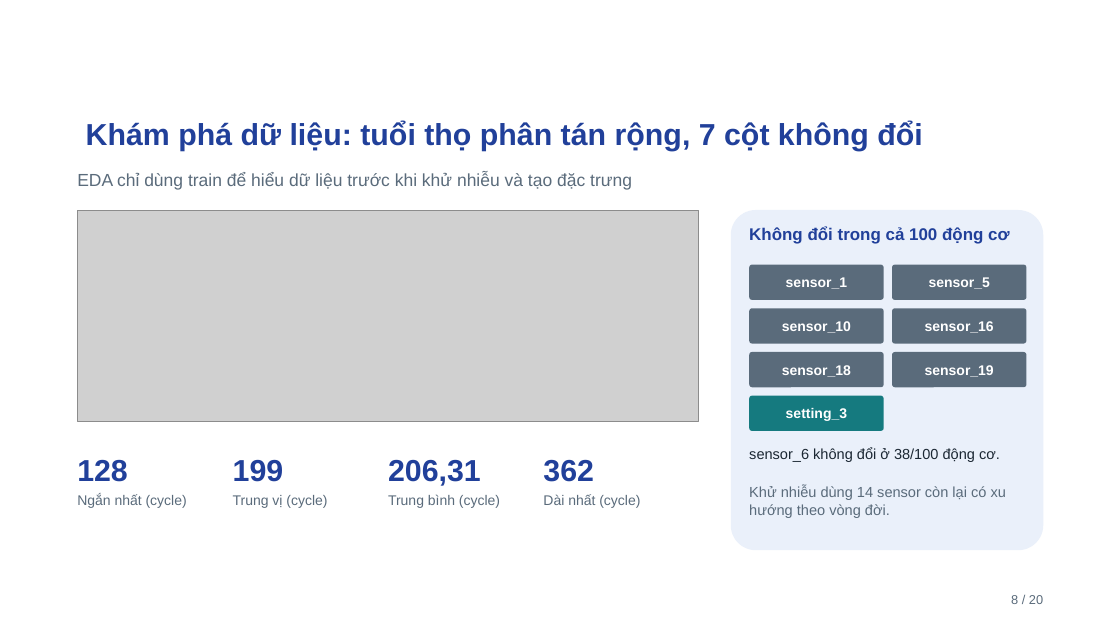
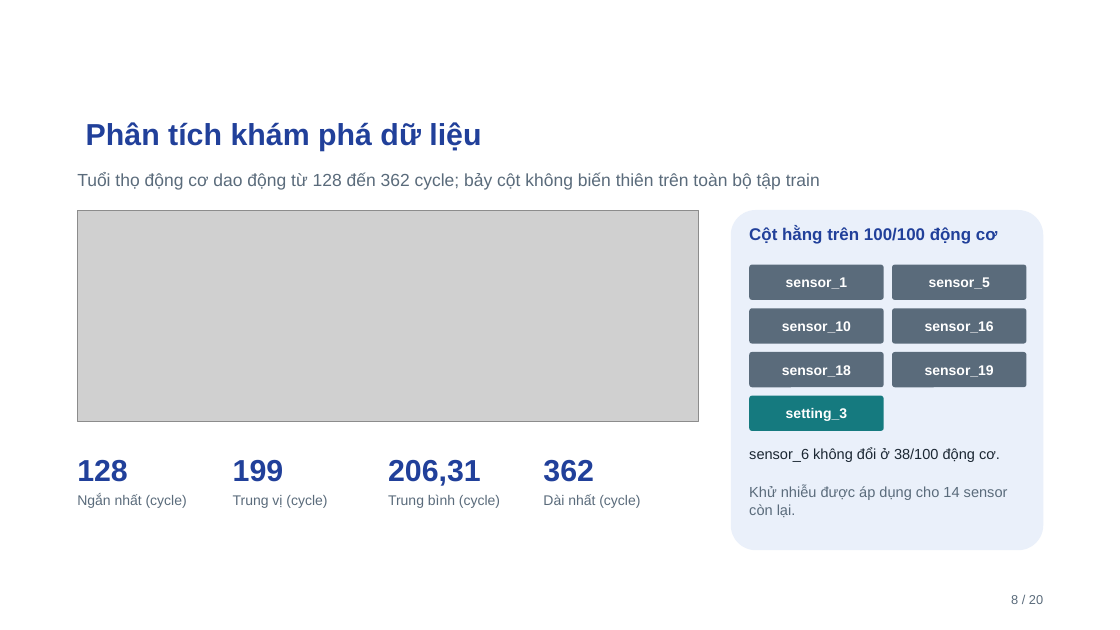
Before and after one commit to ti014/tinasa-cmapss-rul-prediction, a slide deck: slide 8 of slides/cmapss_fd001_presentation.pptx. Drawn at 1120x630 pixels with LibreOffice and Linux fonts; fonts in the diff are those of the drawing; grey boxes stand for pictures; background and template pictures are left out. Boxes give left, top, right and bottom in pixels: in the first picture for what was removed or moved away, otherwise in the second. Text is boxed around its words. In the diff, an @@ line names an element or a change of style, - is before the commit and + after.

```diff
--- a/slides/cmapss_fd001_presentation.pptx
+++ b/slides/cmapss_fd001_presentation.pptx
@@ title at <box>86,122,372,151</box>: text changed @@
-Khám phá dữ liệu: tuổi thọ phân tán rộng, 7 cột không đổi
+Phân tích khám phá dữ liệu
@@ text at <box>77,173,820,190</box>: text changed @@
-EDA chỉ dùng train để hiểu dữ liệu trước khi khử nhiễu và tạo đặc trưng
+Tuổi thọ động cơ dao động từ 128 đến 362 cycle; bảy cột không biến thiên trên toàn bộ tập train
@@ text at <box>749,226,997,244</box>: text changed @@
-Không đổi trong cả 100 động cơ
+Cột hằng trên 100/100 động cơ
@@ text at <box>749,485,1008,517</box>: text changed @@
-Khử nhiễu dùng 14 sensor còn lại có xu hướng theo vòng đời.
+Khử nhiễu được áp dụng cho 14 sensor còn lại.
```
Also in this commit, not shown: 19 other slides changed, 24 other files.
